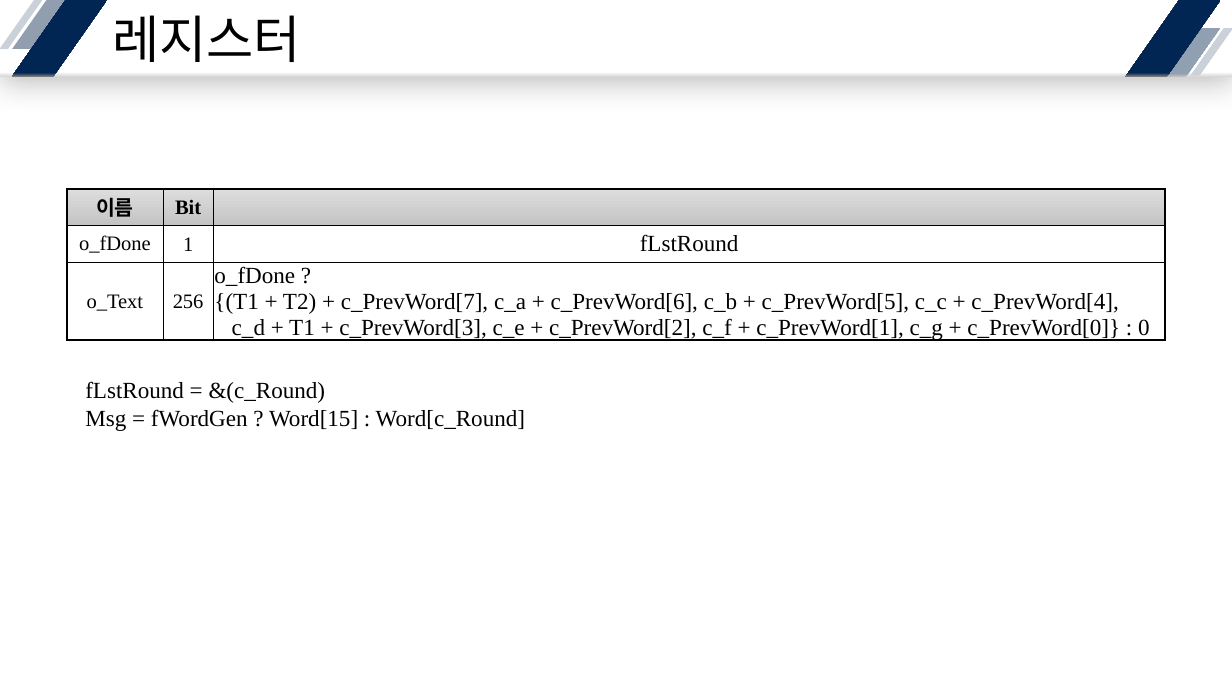
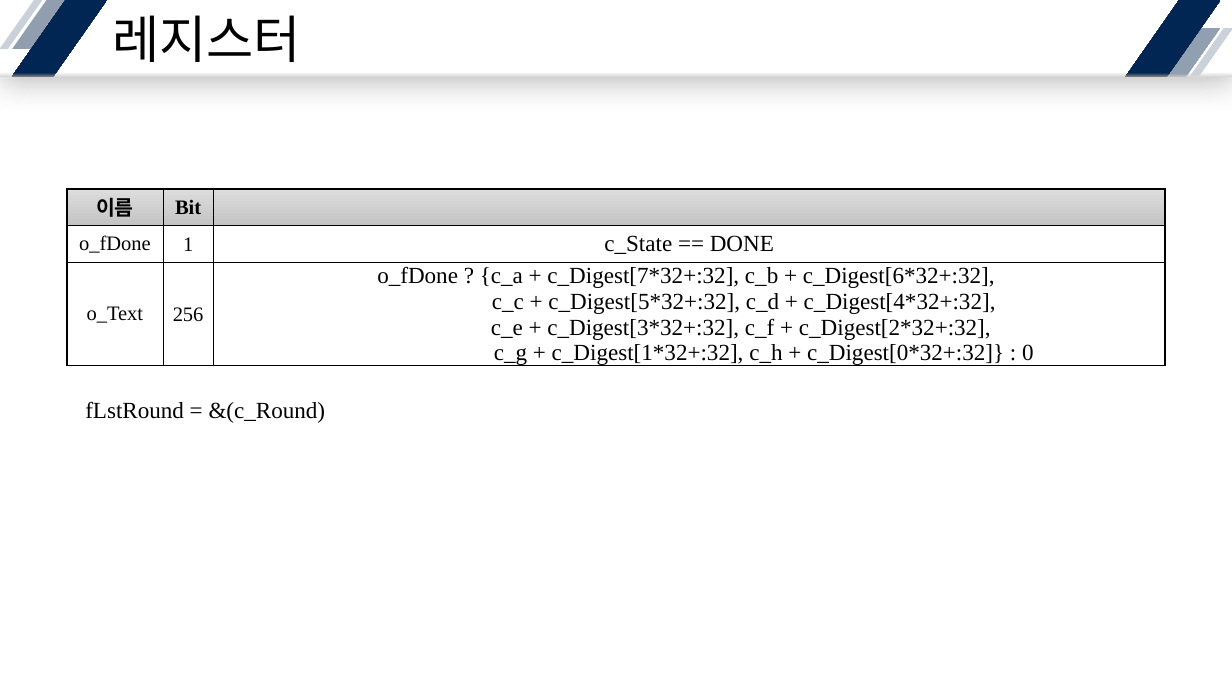
Before and after one commit to yuyu0830/FPGA_AES128, a slide deck: slide 7 of SHA/SHA256/Presentation/SHA256.pptx. Drawn at 1232x693 pixels with LibreOffice and Linux fonts; fonts in the diff are those of the drawing. Boxes give left, top, right and bottom in pixels: in the first picture for what was removed or moved away, otherwise in the second. Text is boxed around its words. In the diff, an @@ line names an element or a change of style, - is before the commit and + after.

```diff
--- a/SHA/SHA256/Presentation/SHA256.pptx
+++ b/SHA/SHA256/Presentation/SHA256.pptx
@@ table at (x1=67, y1=189, x2=1165, y2=374) @@
-row 2, column 3: fLstRound
+row 2, column 3: c_State == DONE
-row 3, column 3: o_fDone ? {(T1 + T2) + c_PrevWord[7], c_a + c_PrevWord[6], c_b + c_PrevWord[5], c_c + c_PrevWord[4], / c_d + T1 + c_PrevWord[3], c_e + c_PrevWord[2], c_f + c_PrevWord[1], c_g + c_PrevWord[0]} : 0
+row 3, column 3: o_fDone ? {c_a + c_Digest[7*32+:32], c_b + c_Digest[6*32+:32], / c_c + c_Digest[5*32+:32], c_d + c_Digest[4*32+:32], / c_e + c_Digest[3*32+:32], c_f + c_Digest[2*32+:32], / c_g + c_Digest[1*32+:32], c_h + c_Digest[0*32+:32]} : 0
@@ text "fLstRound = &(c_Round)" moved from (x1=85, y1=381, x2=525, y2=431) to (x1=85, y1=401, x2=326, y2=423) @@
@@ text at (x1=85, y1=409, x2=525, y2=431): paragraph removed @@
-Msg = fWordGen ? Word[15] : Word[c_Round]
```
Also in this commit, not shown: 4 other slides changed, 10 slides added, 17 other files.
